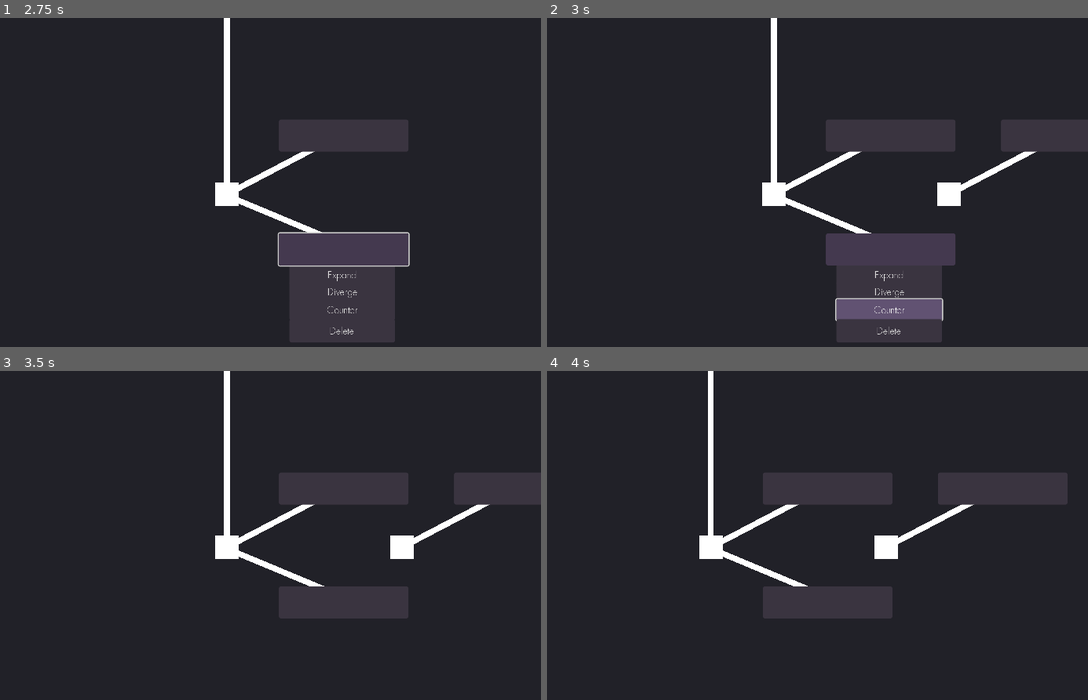
Above: before the commit, frames 1-4 (two rows, left to right).
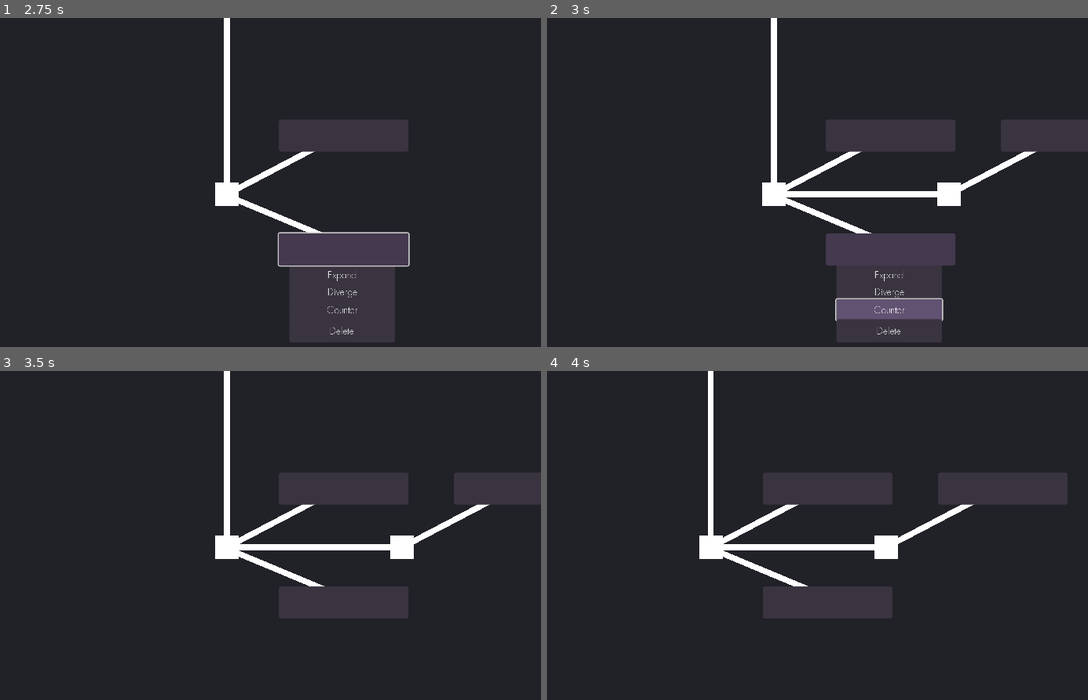
Above: after the commit, the same moments.

Repository: eqgy/understandingtree
Game: Godot game, scene res://understanding tree.tscn
Two runs of this game, one before a commit and one after it. Both use one fixed random seed, a clock stepped at 60 frames per second and the inputs below.
Inputs (mouse positions are in pixels of both pictures, inside the frame that each line leads up to):
- Up to frame 1 (2.75 s): click (346, 136) at 0.5 s; click "Diverge" at 1.25 s; click (346, 248) at 2 s
- Up to frame 2 (3 s): click "Counter" at 2.75 s
- Up to frame 3 (3.5 s): no input
- Up to frame 4 (4 s): tap Enter (enter) at 3.5, 3.6 s; move the mouse to (909, 528) at 3.52 s; hold D (right) from 3.53 s (still down); click (909, 528) at 3.67 s

Frame 1 is identical in both runs. In frame 2, 0.5% of the frame differs, in the area x 44-73%, y 52-55%; in frame 3, 0.5%; in frame 4, 0.5%.

Commit message:
fixed the lines for counter argument. Adjuted spacing

Diff:
--- a/application iterations/iteration 1/a_node.gd
+++ b/application iterations/iteration 1/a_node.gd
@@ -58,6 +58,16 @@
 				add_child(line)
 			has_line = true
 
+func add_line_counterarg():
+	var line = Line2D.new()
+	line.add_point(Vector2(0,0)) # Add a point at its initial position
+	var new_x = -position.x
+	var new_y = -position.y
+	var new_pos = Vector2(new_x, new_y)
+	line.add_point(new_pos)
+	line.z_index = -1
+	add_child(line)
+
 func _process(delta):
 	if stop <= 30:
 		add_line()
@@ -86,7 +96,7 @@
 			var position_offset = Vector2(300 + 300*count, 0)
 			child.position = position_offset
 			first_node.add_child(child)
-			child.add_line()
+			child.add_line_counterarg()
 			child.solution_leaf.visible = true
 			child.problem_leaf.visible = false
 
@@ -113,7 +123,7 @@
 			var position_offset = Vector2(300+count * 300, 0)
 			child.position = position_offset
 			first_node.add_child(child)
-			child.add_line()
+			child.add_line_counterarg()
 			child.solution_leaf.visible = false
 			child.problem_leaf.visible = true
 
@@ -124,7 +134,7 @@
 		off_set_weight = problems
 	else:
 		off_set_weight = solutions
-	var position_offset = Vector2(400, arg * 100) # 100 is the length of the button
+	var position_offset = Vector2(450, arg * 200) # 100 is the length of the button
 	child.position = position_offset
 	child.add_line()
 	if arg == 1: # If it is a problem , add the child to title2
